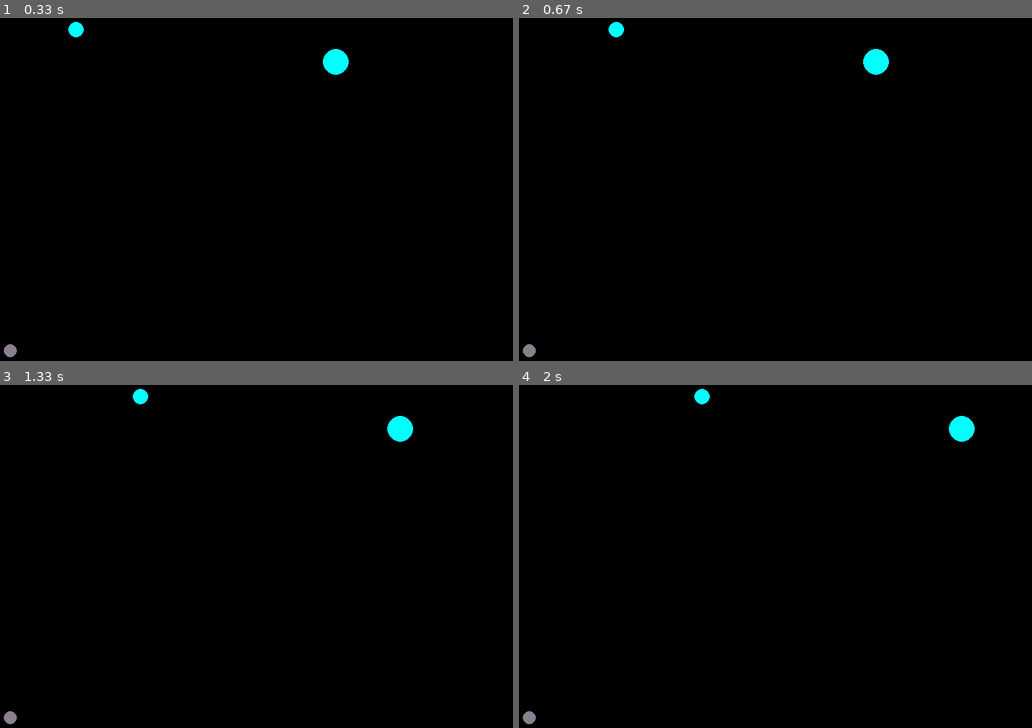
Above: before the commit, frames 1-4 (two rows, left to right).
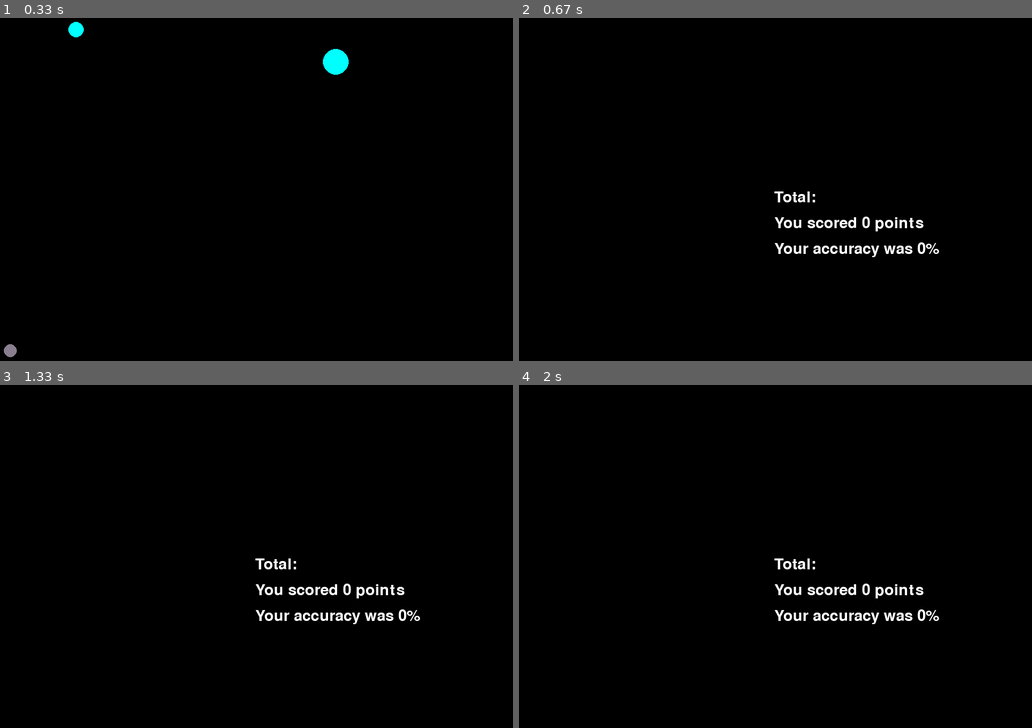
Above: after the commit, the same moments.

Repository: Midyadi/PythonTasks-2022
Game: pygame game, started from Homework10/gun.py
Same seed, same stepped clock (60 frames per second), same inputs: the game is played once before the commit and once after it.
Inputs:
- Up to frame 1 (0.33 s): no input
- Up to frame 2 (0.67 s): tap Esc at 0.33 s
- Up to frame 3 (1.33 s): no input
- Up to frame 4 (2 s): no input

Frame 1 is identical in both runs. In frame 2, 1.5% of the frame differs, in the area x 0-82%, y 1-99%; in frame 3, 1.5%; in frame 4, 1.5%.

Commit message:
Gun game final version

Diff:
--- a/Homework10/gun.py
+++ b/Homework10/gun.py
@@ -230,8 +230,9 @@
 target1 = Target()
 target2 = Target()
 finished = False
-
-while not finished:
+escape = False
+
+while (not finished) and (not escape):
     screen.fill(BLACK)
     gun.draw()
     target1.draw()
@@ -242,7 +243,10 @@
 
     clock.tick(FPS)
     for event in pygame.event.get():
-        if event.type == pygame.QUIT:
+        if event.type == pygame.KEYDOWN:
+            if pygame.key.get_pressed()[pygame.K_ESCAPE]:
+                escape = True
+        elif event.type == pygame.QUIT:
             finished = True
         elif event.type == pygame.MOUSEBUTTONDOWN:
             gun.fire2_start()
@@ -254,14 +258,14 @@
     target1.move()
     target2.move()
     if target1.gun_hit(gun) or target2.gun_hit(gun):
-        finished = True
+        escape = True
     target1.wall_hit()
     target2.wall_hit()
     for b in balls:
         b.wall_hit()
         b.move()
         if b.gun_hit(gun):
-            finished = True
+            escape = True
         if b.is_gone():
             del balls[balls.index(b)]
         if b.hit_test(target1):
@@ -274,8 +278,25 @@
             target2.new_target()
     gun.power_up()
 
-
-print(f"You scored {score} points")
-if bullets:
-    print(f"Your accuracy was {round(score/bullets*100, 2)}%")
-pygame.quit()
+if finished:
+    pygame.quit()
+elif escape:
+    escape = False
+    screen.fill(BLACK)
+    font = pygame.font.Font(None, 36)
+    total = font.render("Total:", True, WHITE)
+    score_text = font.render(f"You scored {score} points", True, WHITE)
+    if bullets:
+        accuracy_number = round(score / bullets * 100, 2)
+    else:
+        accuracy_number = 0
+    accuracy = font.render(f"Your accuracy was {accuracy_number}%", True, WHITE)
+    texts = (total, score_text, accuracy)
+    for i in range(len(texts)):
+        screen.blit(texts[i], (WIDTH // 2, HEIGHT // 2 + 40 * i))
+        pygame.display.update()
+    while (not finished) and (not escape):
+        for event in pygame.event.get():
+            if event.type == pygame.QUIT or pygame.key.get_pressed()[pygame.K_ESCAPE]:
+                finished = True
+    pygame.quit()
